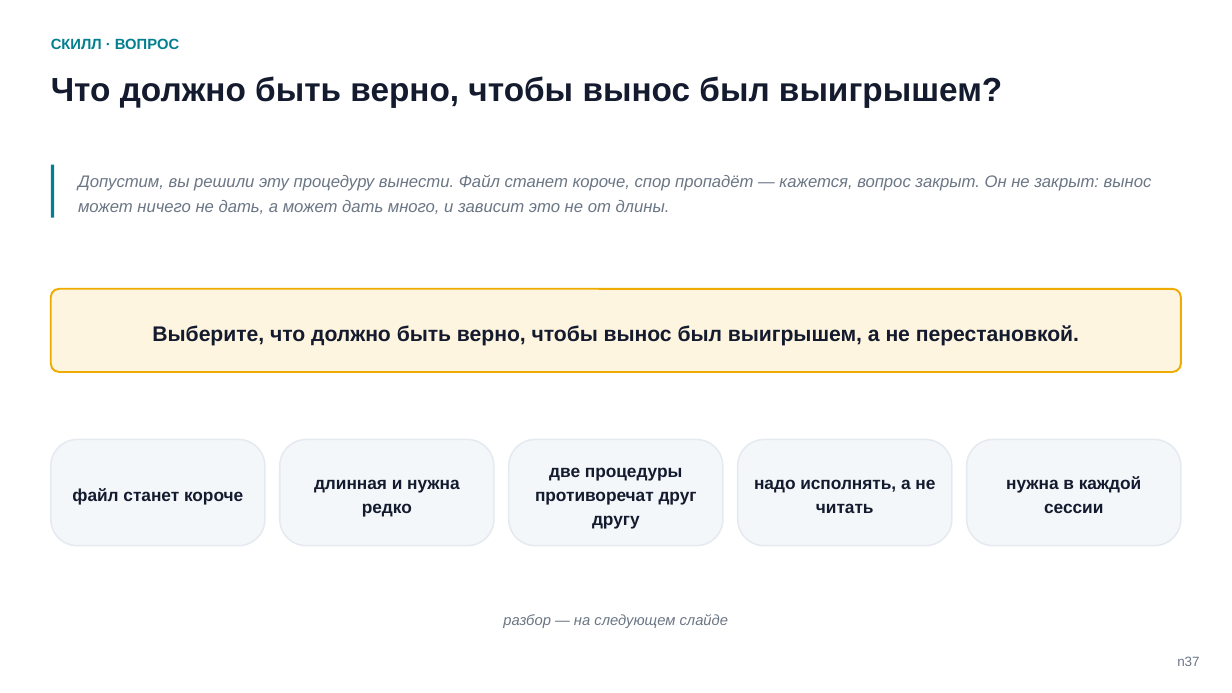
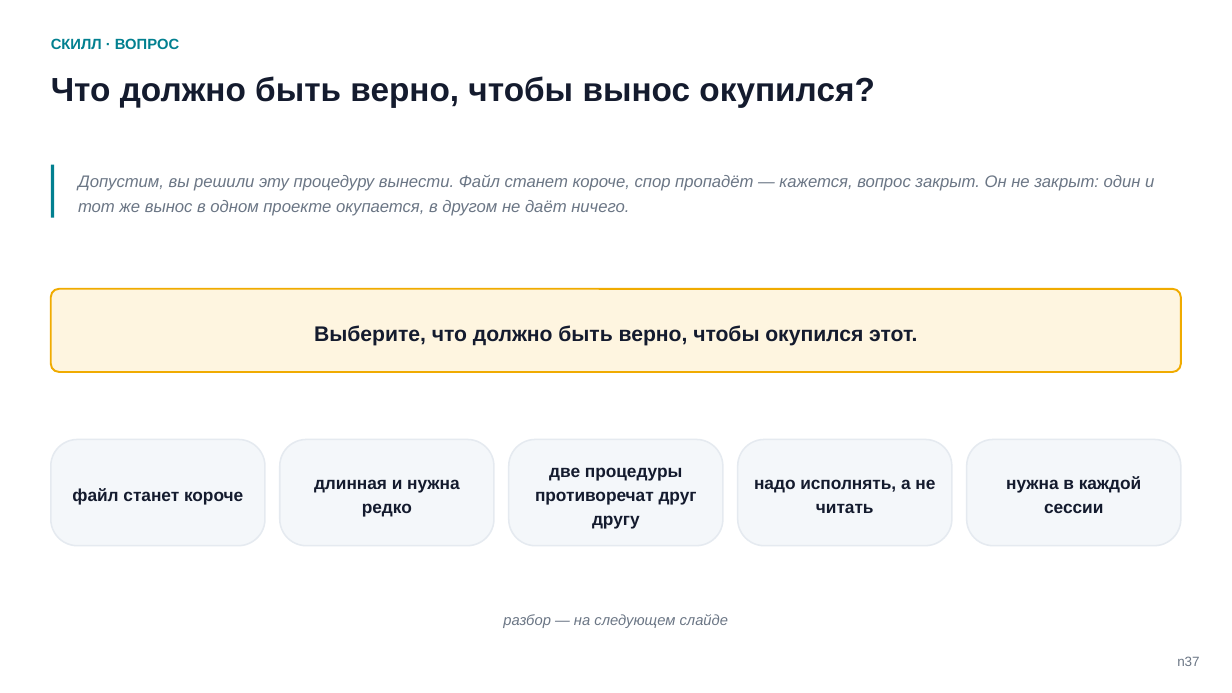
Before and after one commit to tellina-study/AI-usage-lessons, a slide deck: slide 37 of library/seminars/sem-05/rendered/sem-05-n.pptx. Drawn at 1232x693 pixels with LibreOffice and Linux fonts; fonts in the diff are those of the drawing. Boxes give left, top, right and bottom in pixels: in the first picture for what was removed or moved away, otherwise in the second. Text is boxed around its words. In the diff, an @@ line names an element or a change of style, - is before the commit and + after.

```diff
--- a/library/seminars/sem-05/rendered/sem-05-n.pptx
+++ b/library/seminars/sem-05/rendered/sem-05-n.pptx
@@ text at [51, 76, 874, 108]: text changed @@
-Что должно быть верно, чтобы вынос был выигрышем?
+Что должно быть верно, чтобы вынос окупился?
@@ text at [78, 175, 1154, 216]: text changed @@
-Допустим, вы решили эту процедуру вынести. Файл станет короче, спор пропадёт — кажется, вопрос закрыт. Он не закрыт: вынос может ничего не дать, а может дать много, и зависит это не от длины.
+Допустим, вы решили эту процедуру вынести. Файл станет короче, спор пропадёт — кажется, вопрос закрыт. Он не закрыт: один и тот же вынос в одном проекте окупается, в другом не даёт ничего.
@@ text at [314, 325, 917, 346]: text changed @@
-Выберите, что должно быть верно, чтобы вынос был выигрышем, а не перестановкой.
+Выберите, что должно быть верно, чтобы окупился этот.
```
Also in this commit, not shown: 20 other slides changed, 13 slides added, 10 slides removed, 56 other files.
